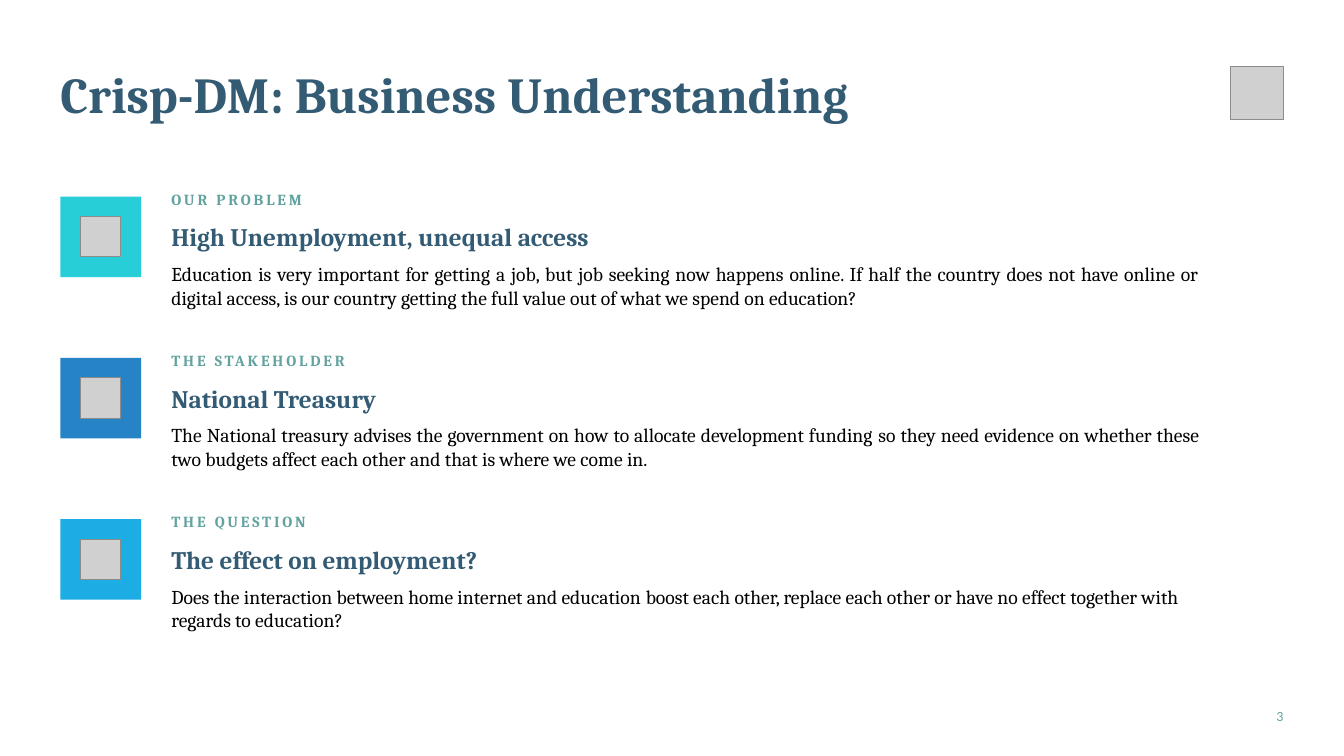
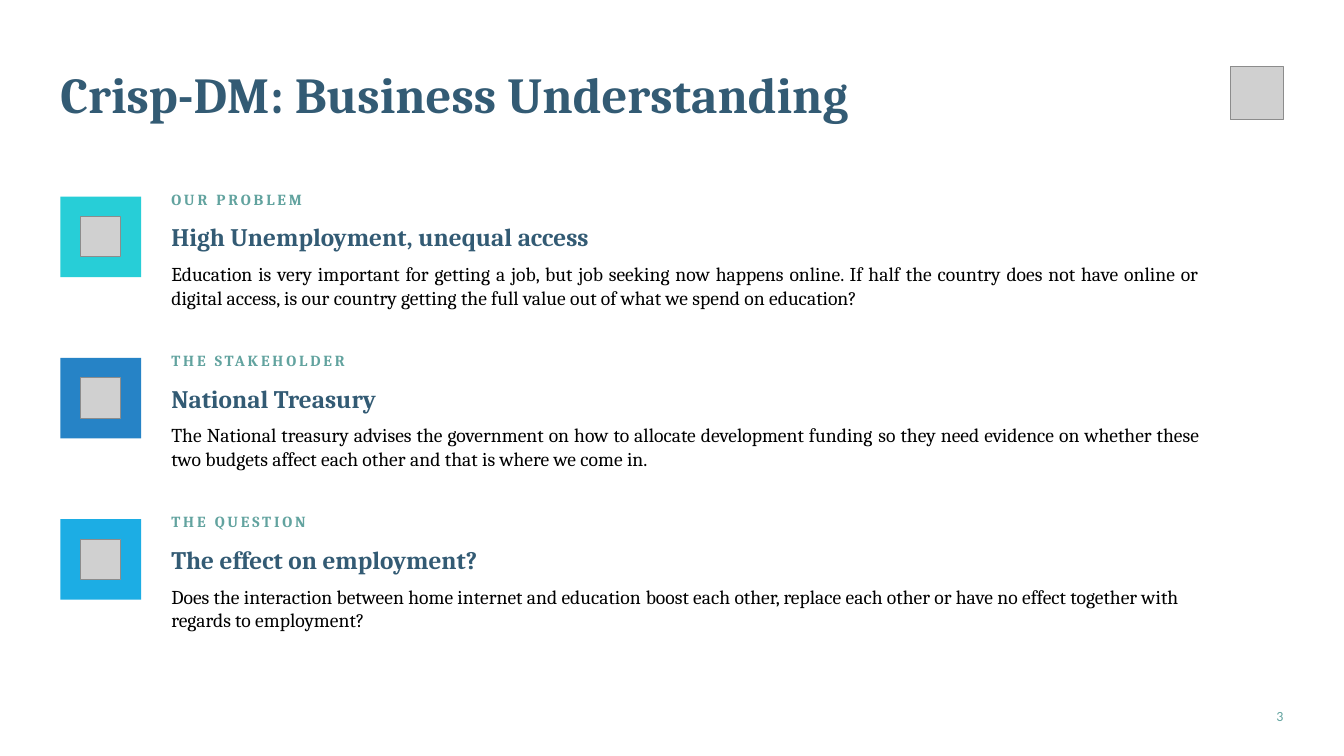
Before and after one commit to Henri-Claassen/BIN381, a slide deck: slide 3 of Documentation/Milestone Documentation/Milestone 4/BIN381 Project Final Presentation Submit.pptx. Drawn at 1344x756 pixels with LibreOffice and Linux fonts; fonts in the diff are those of the drawing; grey boxes stand for pictures. Boxes give left, top, right and bottom in pixels: in the first picture for what was removed or moved away, otherwise in the second. Text is boxed around its words. In the diff, an @@ line names an element or a change of style, - is before the commit and + after.

```diff
--- a/Documentation/Milestone Documentation/Milestone 4/BIN381 Project Final Presentation Submit.pptx
+++ b/Documentation/Milestone Documentation/Milestone 4/BIN381 Project Final Presentation Submit.pptx
@@ text at (171, 590, 1178, 632): text changed @@
-Does the interaction between home internet and education boost each other, replace each other or have no effect together with regards to education?
+Does the interaction between home internet and education boost each other, replace each other or have no effect together with regards to employment?
```
Also in this commit, not shown: 4 other slides changed, 3 other files.
